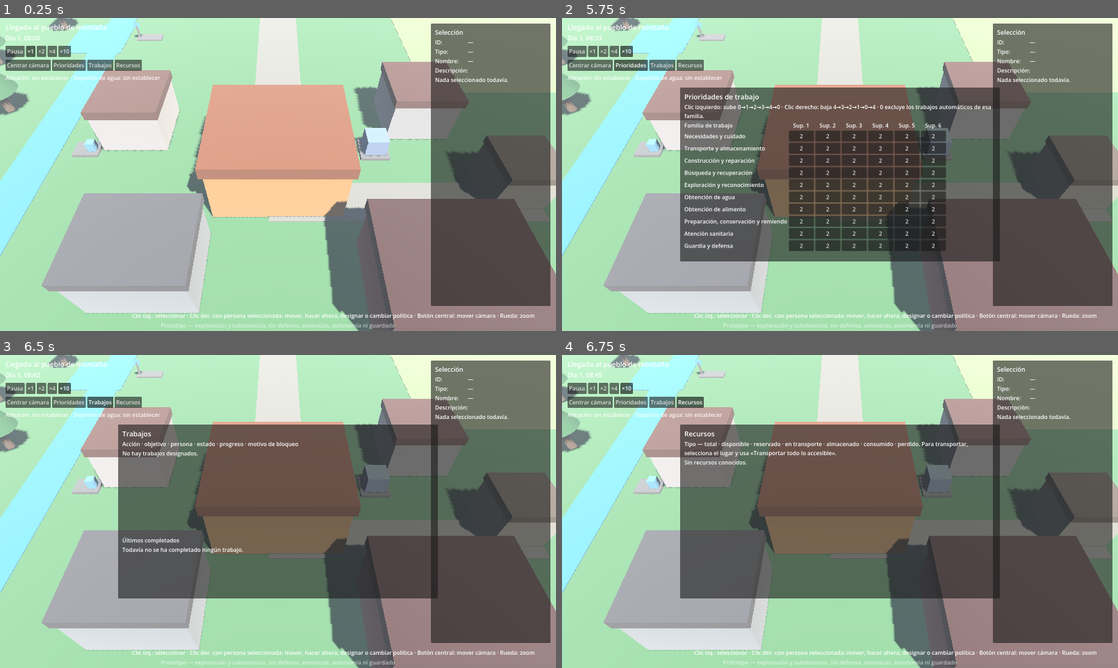
Above: before the commit, frames 1-4 (two rows, left to right).
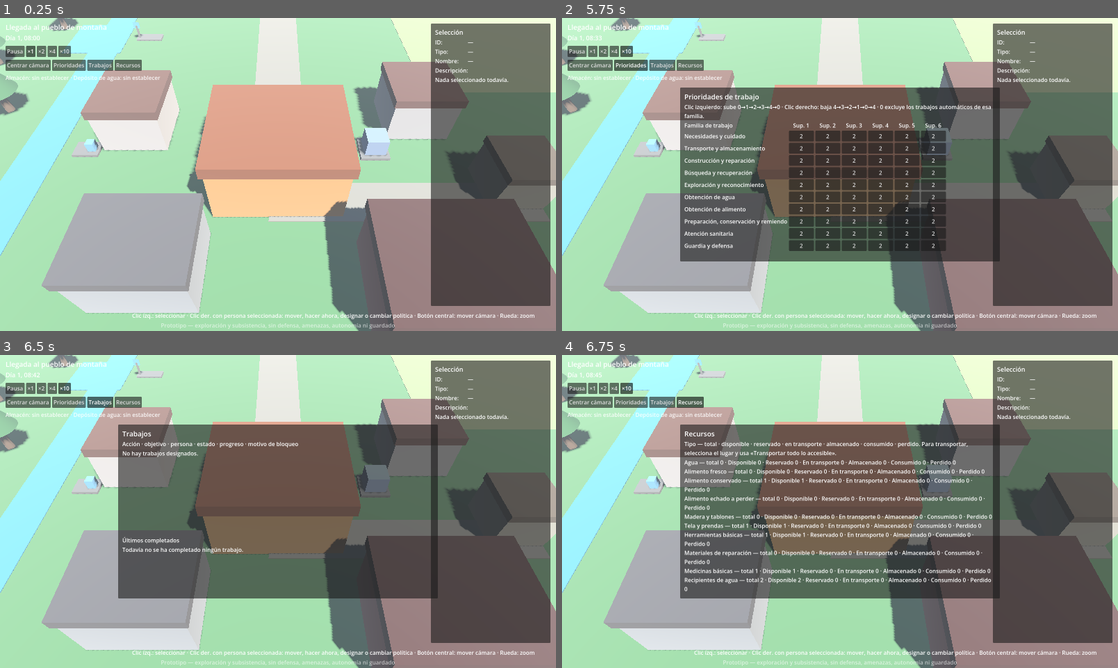
Above: after the commit, the same moments.

Repository: bateman37/z-world
Game: Godot game, scene res://scenes/main/Main.tscn
Two runs of this game, one before a commit and one after it. Both use one fixed random seed, a clock stepped at 60 frames per second and the inputs below.
Inputs:
- Up to frame 1 (0.25 s): no input
- Up to frame 2 (5.75 s): click "Pausa" at 0.5 s; click "×1" at 1.25 s; click "×2" at 2 s; click "×4" at 2.75 s; click "×10" at 3.5 s; click "Centrar cámara" at 4.25 s; click "Prioridades" at 5 s
- Up to frame 3 (6.5 s): click "Trabajos" at 5.75 s
- Up to frame 4 (6.75 s): click "Recursos" at 6.5 s

Frames 1-3 are identical in both runs. In frame 4, 4.1% of the frame differs, in the area x 22-78%, y 33-76%.
Error before the commit: Parse Error: Too many arguments for "get_stack()" call. Expected at most 0 but received 1. (res://src/resources/resource_registry.gd:110)

Commit message:
fix: renombra ResourceRegistry.get_stack a stack_by_id
Godot reserva get_stack() como método interno del motor; el nombre
colisionaba al abrir el juego. Se renombra a stack_by_id() y se
actualizan todas las llamadas en el propio registro, en
work_execution.gd y en el smoke test.

Co-Authored-By: Claude Sonnet 5 <noreply@anthropic.com>
Claude-Session: https://claude.ai/code/session_01BdfT58gT7TvBm4ccZwGSiz

Diff:
--- a/src/resources/resource_registry.gd
+++ b/src/resources/resource_registry.gd
@@ -30,7 +30,7 @@
 	_stacks[stack.id] = stack
 	return stack
 
-func get_stack(stack_id: String) -> ResourceStack:
+func stack_by_id(stack_id: String) -> ResourceStack:
 	if not _stacks.has(stack_id):
 		return null
 	return _stacks[stack_id]
@@ -107,7 +107,7 @@
 # --- Transiciones de estado ----------------------------------------------
 
 func reserve(stack_id: String, person_id: String) -> bool:
-	var stack: ResourceStack = get_stack(stack_id)
+	var stack: ResourceStack = stack_by_id(stack_id)
 	if stack == null or not stack.is_claimable_by(person_id):
 		return false
 	stack.reserved_by_person_id = person_id
@@ -117,7 +117,7 @@
 
 ## Devuelve una pila reservada a su estado anterior sin alterar la cantidad.
 func release(stack_id: String) -> void:
-	var stack: ResourceStack = get_stack(stack_id)
+	var stack: ResourceStack = stack_by_id(stack_id)
 	if stack == null:
 		return
 	stack.reserved_by_person_id = ""
@@ -133,7 +133,7 @@
 			stack.logistics_state = ResourceDefinitions.LOGISTICS_AVAILABLE
 
 func pick_up(stack_id: String, person_id: String) -> bool:
-	var stack: ResourceStack = get_stack(stack_id)
+	var stack: ResourceStack = stack_by_id(stack_id)
 	if stack == null or not stack.is_active():
 		return false
 	if stack.reserved_by_person_id != "" and stack.reserved_by_person_id != person_id:
@@ -145,7 +145,7 @@
 	return true
 
 func deposit(stack_id: String, location_id: String) -> bool:
-	var stack: ResourceStack = get_stack(stack_id)
+	var stack: ResourceStack = stack_by_id(stack_id)
 	if stack == null or not stack.is_active():
 		return false
 	stack.location_id = location_id
@@ -157,7 +157,7 @@
 ## Deja una pila en el suelo en una posición concreta (por ejemplo al
 ## cancelar un transporte a medio camino). No duplica ni pierde cantidad.
 func drop(stack_id: String, location_id: String, position: Vector3) -> void:
-	var stack: ResourceStack = get_stack(stack_id)
+	var stack: ResourceStack = stack_by_id(stack_id)
 	if stack == null or not stack.is_active():
 		return
 	stack.location_id = location_id
@@ -170,7 +170,7 @@
 ## ubicación, condición y estado. La suma de ambas nunca cambia; sirve para
 ## respetar el tamaño máximo de lote sin duplicar ni perder recursos.
 func split(stack_id: String, amount: int) -> ResourceStack:
-	var stack: ResourceStack = get_stack(stack_id)
+	var stack: ResourceStack = stack_by_id(stack_id)
 	if stack == null or amount <= 0 or amount >= stack.amount:
 		return stack
 	_serial += 1
@@ -189,7 +189,7 @@
 
 ## Consume `amount` unidades de la pila. Devuelve lo realmente consumido.
 func consume(stack_id: String, amount: int) -> int:
-	var stack: ResourceStack = get_stack(stack_id)
+	var stack: ResourceStack = stack_by_id(stack_id)
 	if stack == null or not stack.is_active() or amount <= 0:
 		return 0
 	var taken: int = mini(amount, stack.amount)
@@ -204,7 +204,7 @@
 ## Marca una pila como perdida (no consumida): no vuelve a estar disponible
 ## y no se puede recuperar.
 func lose(stack_id: String) -> void:
-	var stack: ResourceStack = get_stack(stack_id)
+	var stack: ResourceStack = stack_by_id(stack_id)
 	if stack == null:
 		return
 	stack.logistics_state = ResourceDefinitions.LOGISTICS_LOST
@@ -214,7 +214,7 @@
 ## Cambia el tipo de una pila conservando su cantidad y ubicación. Se usa
 ## cuando el alimento fresco se echa a perder.
 func transform_type(stack_id: String, new_type_id: String) -> void:
-	var stack: ResourceStack = get_stack(stack_id)
+	var stack: ResourceStack = stack_by_id(stack_id)
 	if stack == null or not ResourceDefinitions.TYPES.has(new_type_id):
 		return
 	stack.type_id = new_type_id
--- a/src/work/work_execution.gd
+++ b/src/work/work_execution.gd
@@ -340,7 +340,7 @@
 	if resources == null:
 		return
 	for stack_id in job.reserved_stack_ids:
-		var stack: ResourceStack = resources.get_stack(String(stack_id))
+		var stack: ResourceStack = resources.stack_by_id(String(stack_id))
 		if stack == null:
 			continue
 		if stack.logistics_state == ResourceDefinitions.LOGISTICS_IN_TRANSPORT:
@@ -445,7 +445,7 @@
 	var delivered := 0
 	var left := 0
 	for stack_id in job.reserved_stack_ids:
-		var stack: ResourceStack = resources.get_stack(String(stack_id))
+		var stack: ResourceStack = resources.stack_by_id(String(stack_id))
 		if stack == null or not stack.is_active():
 			continue
 		var destination: String = ResourceDefinitions.storage_location_for(stack.type_id)
@@ -464,7 +464,7 @@
 func _consume_reserved(job: WorkOrder) -> int:
 	var consumed := 0
 	for stack_id in job.reserved_stack_ids:
-		var stack: ResourceStack = resources.get_stack(String(stack_id))
+		var stack: ResourceStack = resources.stack_by_id(String(stack_id))
 		if stack == null:
 			continue
 		consumed += resources.consume(stack.id, stack.amount)
--- a/tests/smoke_test.gd
+++ b/tests/smoke_test.gd
@@ -354,7 +354,7 @@
 		return
 	var reserved_total := 0
 	for stack_id in job.reserved_stack_ids:
-		reserved_total += resources.get_stack(String(stack_id)).amount
+		reserved_total += resources.stack_by_id(String(stack_id)).amount
 	var expected_cost := 0
 	for type_id in WaterConduction.BUILD_COST.keys():
 		expected_cost += int(WaterConduction.BUILD_COST[type_id])
